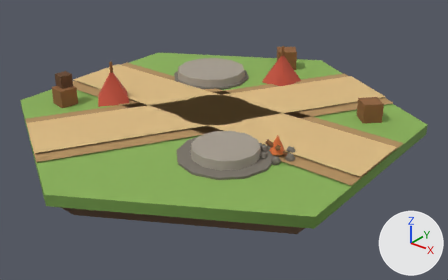
Renders of the glTF model assets/tiles/tile_warCross.glb from each side of a commit.
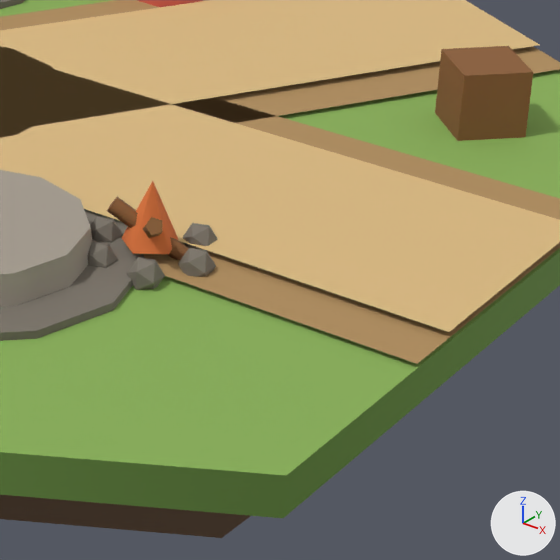
Each version is shown whole from a 50 mm lens placed at (1.77, -2.142, 1.193), pointed at (0.078, -0.026, -0.118), then close up on the part from 53% to 87% of the width and 30% to 86% of the height. Arrows for +X, +Y and +Z are at lower right; the lights stay in place. The older version's two pictures come first. Where no turn or scale is listed for an object, it has been applied to the vertices.

In view in the first close-up: 'crate.005', 'fire_flame', 'fire_ring', 'fire_ring.001', 'fire_ring.002', 'fire_ring.003', 'fire_ring.005', 'road_hub', 'road_surface_0', 'road_surface_1', 'road_verge_0', 'road_verge_1', 'tile_base', 'tower_slot_2_apron', 'tower_slot_2_plate', 'turf' and 4 more.
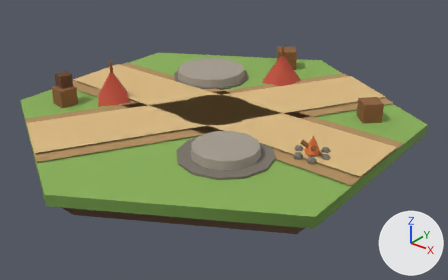
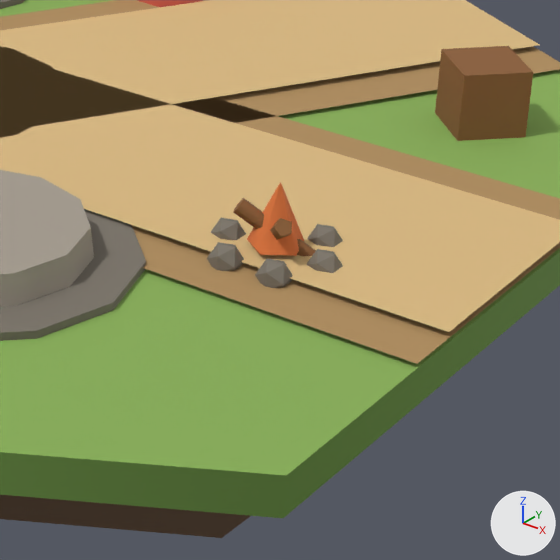
ob_campfire is not drawn itself; it is the parent of ob_fire_log, ob_fire_log_b.

Boxes [x1, y1, x2, y2] around the edits, measured in the close-ups (560 x 560 px):
'fire_flame', moved: before [122, 181, 178, 254]; after [247, 182, 304, 256]
'fire_ring.001', moved: before [126, 257, 165, 290]; after [255, 259, 293, 288]
'fire_log', moved: before [107, 197, 189, 260]; after [233, 198, 316, 256]
'fire_ring', moved: before [178, 248, 216, 277]; after [307, 249, 343, 273]
'fire_ring.002', moved: before [88, 241, 118, 268]; after [207, 242, 244, 271]
'fire_ring.003', moved: before [90, 216, 123, 242]; after [211, 218, 246, 240]
'fire_ring.005', moved: before [183, 223, 218, 251]; after [307, 224, 343, 247]
'fire_log_b', moved: before [143, 217, 163, 238]; after [270, 218, 292, 240]

Edits to the bpy script that builds the scene:
```text
Change ob_campfire:
    ob_campfire.location: (0.5, -0.2, 0.0) -> (0.616, -0.111, 0.0)
Change ob_fire_ring:
    ob_fire_ring.location: (0.565, -0.2, 0.012) -> (0.681, -0.111, 0.012)
Change ob_fire_ring_001:
    ob_fire_ring_001.location: (0.533, -0.256, 0.012) -> (0.648, -0.168, 0.012)
Change ob_fire_ring_002:
    ob_fire_ring_002.location: (0.468, -0.256, 0.012) -> (0.583, -0.168, 0.012)
Change ob_fire_ring_003:
    ob_fire_ring_003.location: (0.435, -0.2, 0.012) -> (0.551, -0.111, 0.012)
Change ob_fire_ring_005:
    ob_fire_ring_005.location: (0.533, -0.144, 0.012) -> (0.648, -0.055, 0.012)
Change ob_fire_flame:
    ob_fire_flame.location: (0.5, -0.2, 0.06) -> (0.616, -0.111, 0.06)
```
